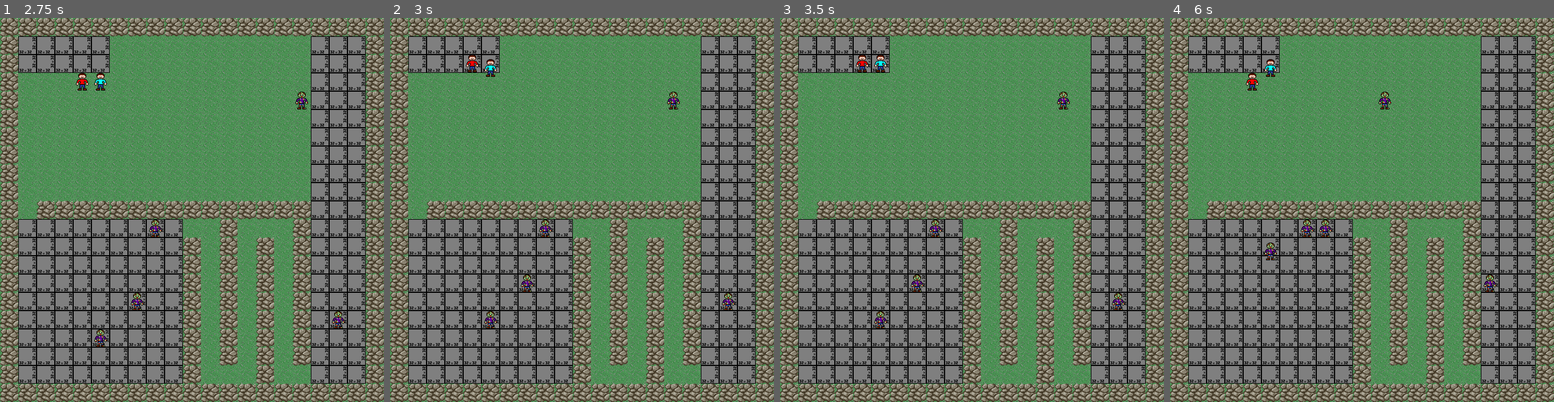
Above: before the commit, frames 1-4 (left to right).
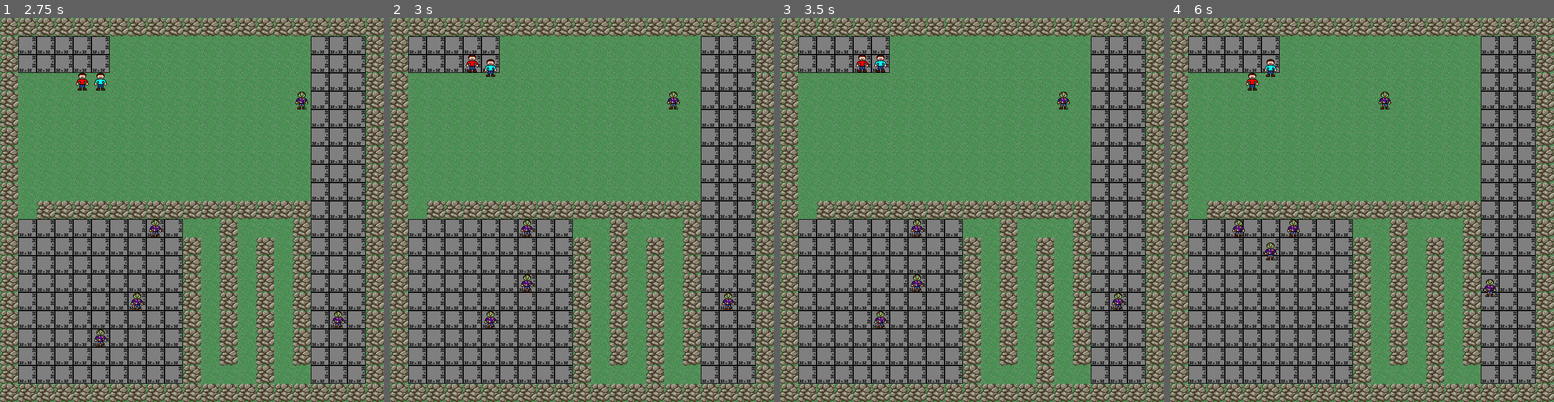
Above: after the commit, the same moments.

Repository: Raphi-Sch/Zombie_GD
Game: Godot game, scene res://scenes/Main.tscn
The game is run twice, just before and just after one commit, with the same random seed, the same clock (stepped at 60 frames per second) and the same inputs.
Inputs:
- Up to frame 1 (2.75 s): tap Enter at 0.5, 2 s; hold D (p1_right) 0.53-1.28 s; tap Down (p2_down) at 0.6 s; tap Space at 1.25 s; hold S (p1_down) 1.28-2.03 s; tap Left (p2_left) at 1.35 s; hold D (p1_right) from 2.03 s (still down); tap Right (p2_right) at 2.1 s
- Up to frame 2 (3 s): tap Space at 2.75 s; release D (p1_right) at 2.78 s; hold Z (p1_up) from 2.78 s (still down); tap Up (p2_up) at 2.85 s
- Up to frame 3 (3.5 s): keep holding Z (p1_up)
- Up to frame 4 (6 s): tap Enter at 3.5 s; release Z (p1_up) at 3.53 s; hold Q (p1_left) 3.53-5.03 s; tap Down (p2_down) at 3.6 s; tap Space at 4.25 s; tap Left (p2_left) at 4.35 s; hold S (p1_down) 5.03-5.78 s; tap Right (p2_right) at 5.1 s; hold D (p1_right) from 5.78 s (still down); tap Up (p2_up) at 5.85 s

Frame 1 is identical in both runs. In frame 2, 0.2% of the frame differs, in the area x 34-43%, y 52-57%; in frame 3, 0.2%; in frame 4, 0.5%, in the area x 16-85%, y 52-73%.

Commit message:
Improved movement

Diff:
--- a/script/Zombie.gd
+++ b/script/Zombie.gd
@@ -16,10 +16,8 @@
 	pass
 
 func _on_Link_zombie_round():
-	var old_position = position
 	choose_target()
-	move(direction_target())
-	if(old_position == position):
+	if(!move(direction_target())):
 		possible_path()
 
 func move(vect_dir):
@@ -27,6 +25,8 @@
 	ray.force_raycast_update()
 	if !ray.is_colliding():
 		move_tween(vect_dir)
+		return true
+	return false
 
 # Smooth transition between tiles
 func move_tween(vect_dir):
@@ -54,4 +54,20 @@
 			return Vector2.UP
 
 func possible_path():
-	pass
+	if(try_path(Vector2.UP)):
+		pass
+	if(try_path(Vector2.RIGHT)):
+		pass
+	if(try_path(Vector2.DOWN)):
+		pass
+	if(try_path(Vector2.LEFT)):
+		pass
+
+
+func try_path(input_vector2):
+	ray.cast_to = input_vector2 * tile_size
+	ray.force_raycast_update()
+	if (!ray.is_colliding()):
+		move_tween(input_vector2)
+		return true
+	return false
